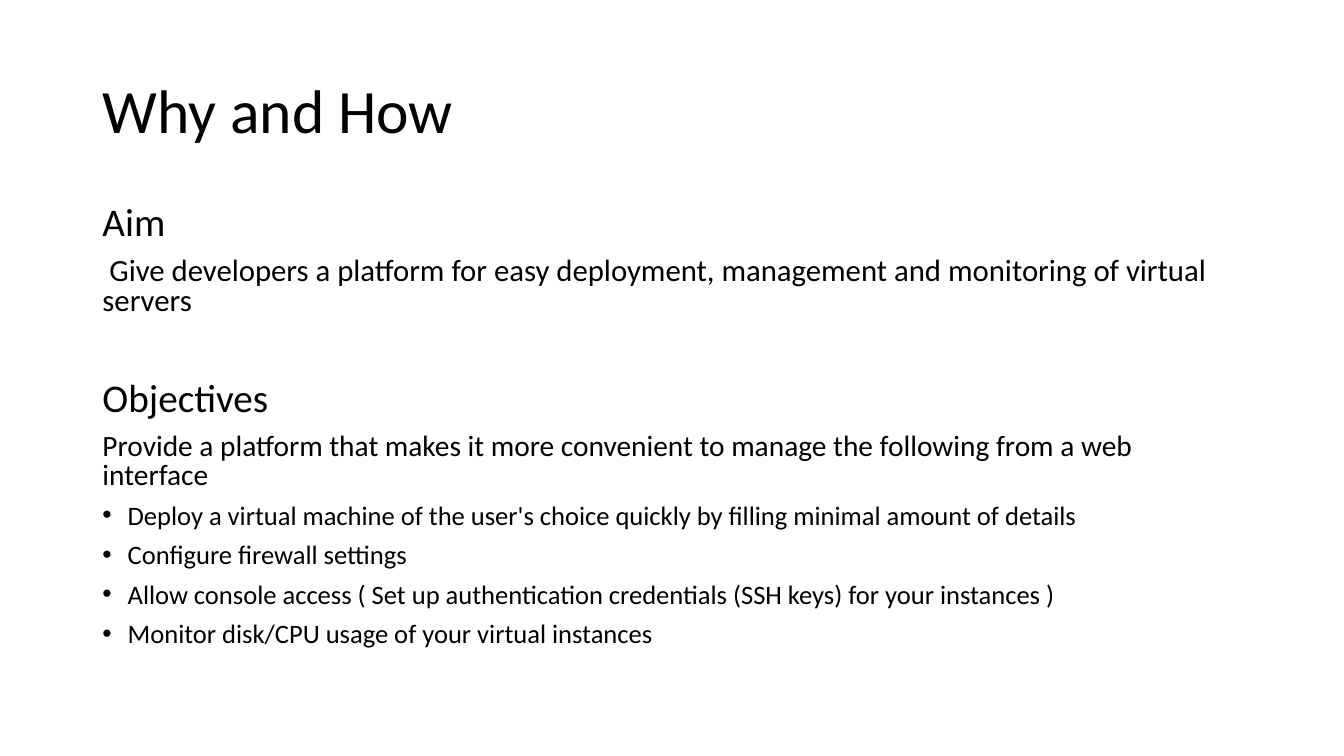
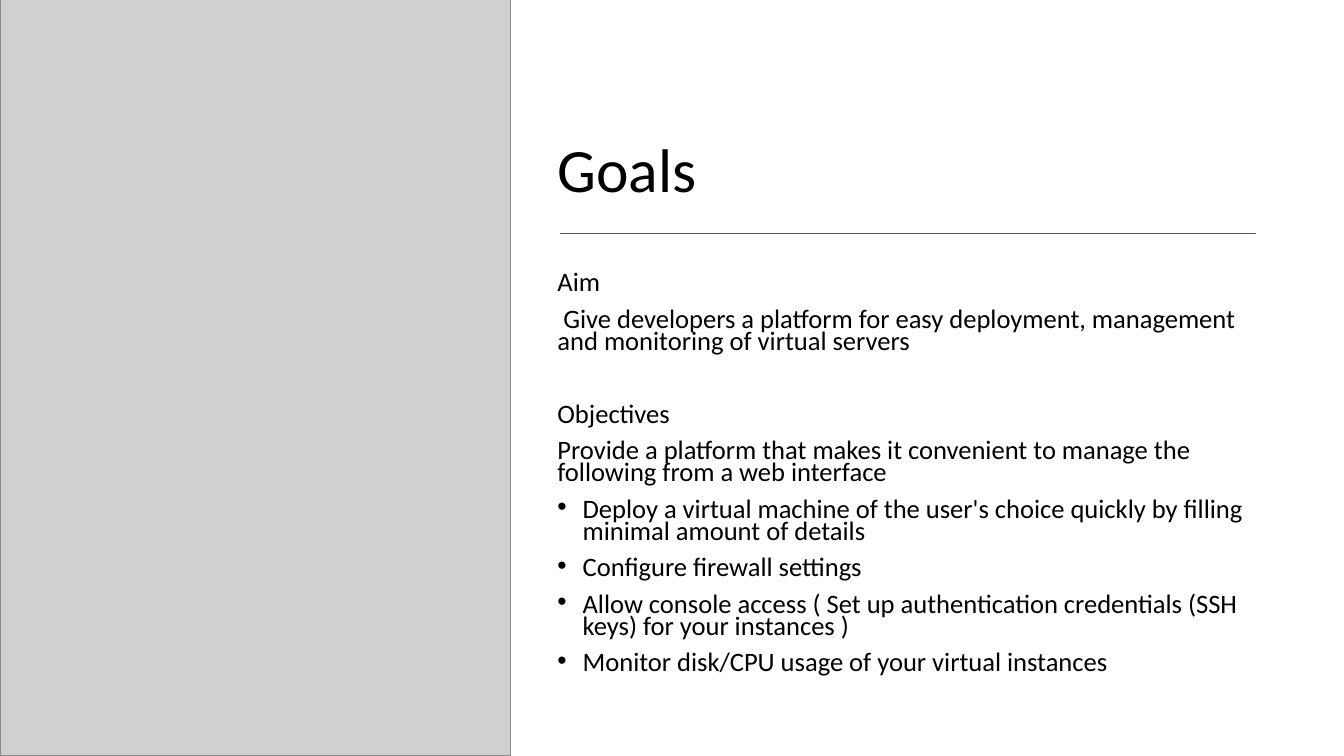
Before and after one commit to plamen-kolev/Software-Engineer-Dissertation, a slide deck: slide 2 of presentation.pptx. Drawn at 1344x756 pixels with LibreOffice and Linux fonts; fonts in the diff are those of the drawing; grey boxes stand for pictures. Boxes give left, top, right and bottom in pixels: in the first picture for what was removed or moved away, otherwise in the second. Text is boxed around its words. In the diff, an @@ line names an element or a change of style, - is before the commit and + after.

```diff
--- a/presentation.pptx
+++ b/presentation.pptx
@@ picture added at (0,0,511,756) @@
@@ title "Goals" at (557,149,696,193): vertical alignment middle to bottom @@
@@ title at (557,149,696,193): text changed @@
-Why and How
+Goals
@@ line added from (561, 233) to (1256, 233), #485B71 0.5 pt @@
@@ text "Aim": place and size @@
-text "Aim" at (102,209,1206,648)
+text "Aim" at (557,272,1243,676)
@@ text at (557,272,1243,676): size 28 to 19 pt in "Aim", "Objectives"; size 22 to 19 pt in "Give developers a platform for easy deployment, ..."; line spacing 0.8 to 0.7 @@
@@ text at (557,440,1190,486): text changed; size 21 to 19 pt @@
-Provide a platform that makes it more convenient to manage the following from a web interface
+Provide a platform that makes it convenient to manage the following from a web interface
```
Also in this commit, not shown: 2 other files.
